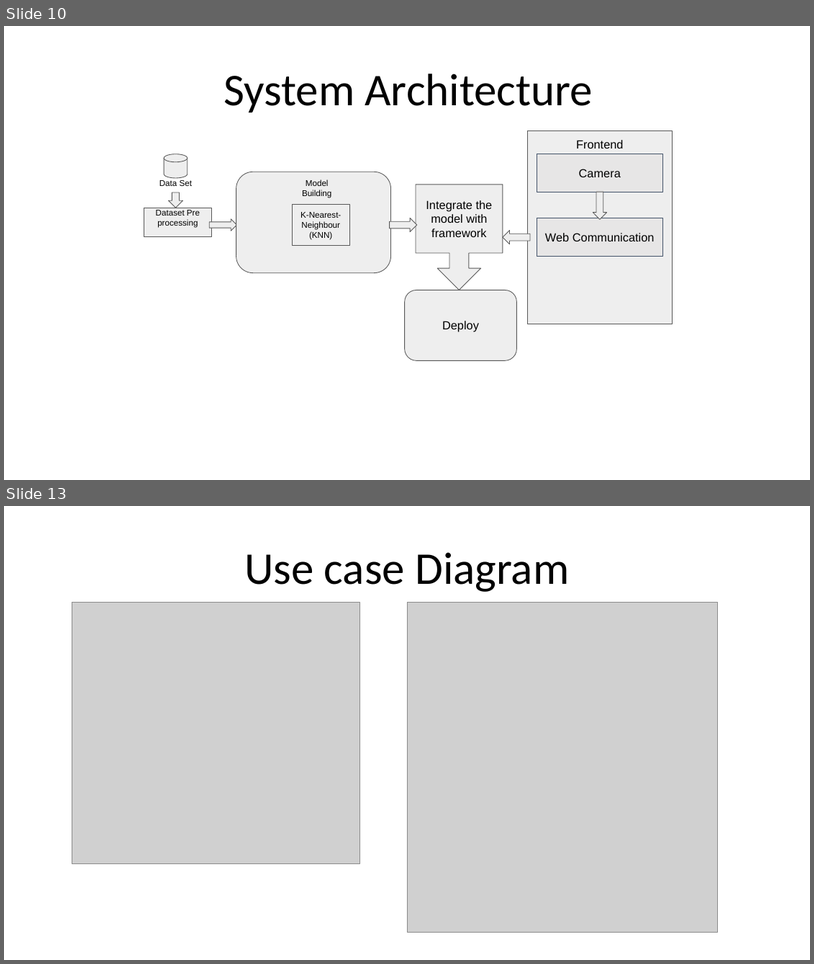
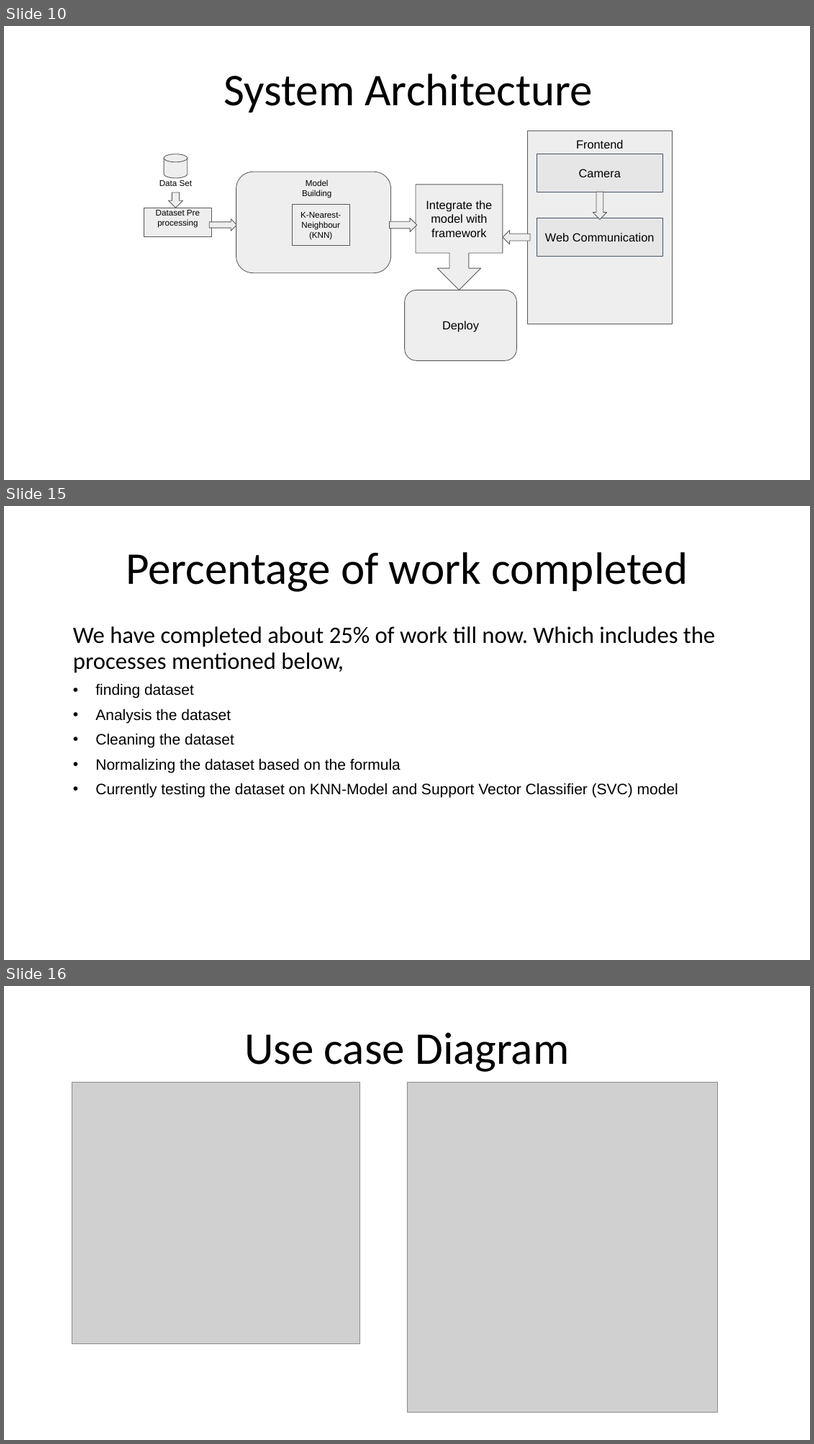
Before and after one commit to Sriram-Karthick-k/final-year-project, a slide deck: final/2nd review/Fake Currency Detection Using Image Processing (1).pptx. Shown one above the other, each under a label of ours: slides 10 and 13 before the commit, slides 10, 15 and 16 after it; the slides between them are not shown. The pictures are 814x964 and 814x1444 pixels, drawn with LibreOffice and Linux fonts; fonts in the diff are those of the drawing; grey boxes stand for pictures. Boxes give left, top, right and bottom in pixels: in the first picture for what was removed or moved away, otherwise in the second. Text is boxed around its words. In the diff, an @@ line names an element or a change of style, - is before the commit and + after.

```diff
--- a/final/2nd review/Fake Currency Detection Using Image Processing (1).pptx
+++ b/final/2nd review/Fake Currency Detection Using Image Processing (1).pptx
@@ slide 15 added at (4, 506, 810, 960), background #FFFFFF @@
@@ text added at (126, 552, 688, 592), 54 pt, text #000000 @@
+Percentage of work completed
@@ text added at (73, 626, 715, 797), 18 pt, text #000000 @@
+We have completed about 25% of work till now. Which includes the processes mentioned below,
+• finding dataset
+• Analysis the dataset
+• Cleaning the dataset
+• Normalizing the dataset based on the formula
+• Currently testing the dataset on KNN-Model and Support Vector Classifier (SVC) model
@@ what was slide 13 is now slide 16 @@
```
Also in this commit, not shown: 2 slides changed, 4 other slides added, 1 slide removed, 1 other file.
